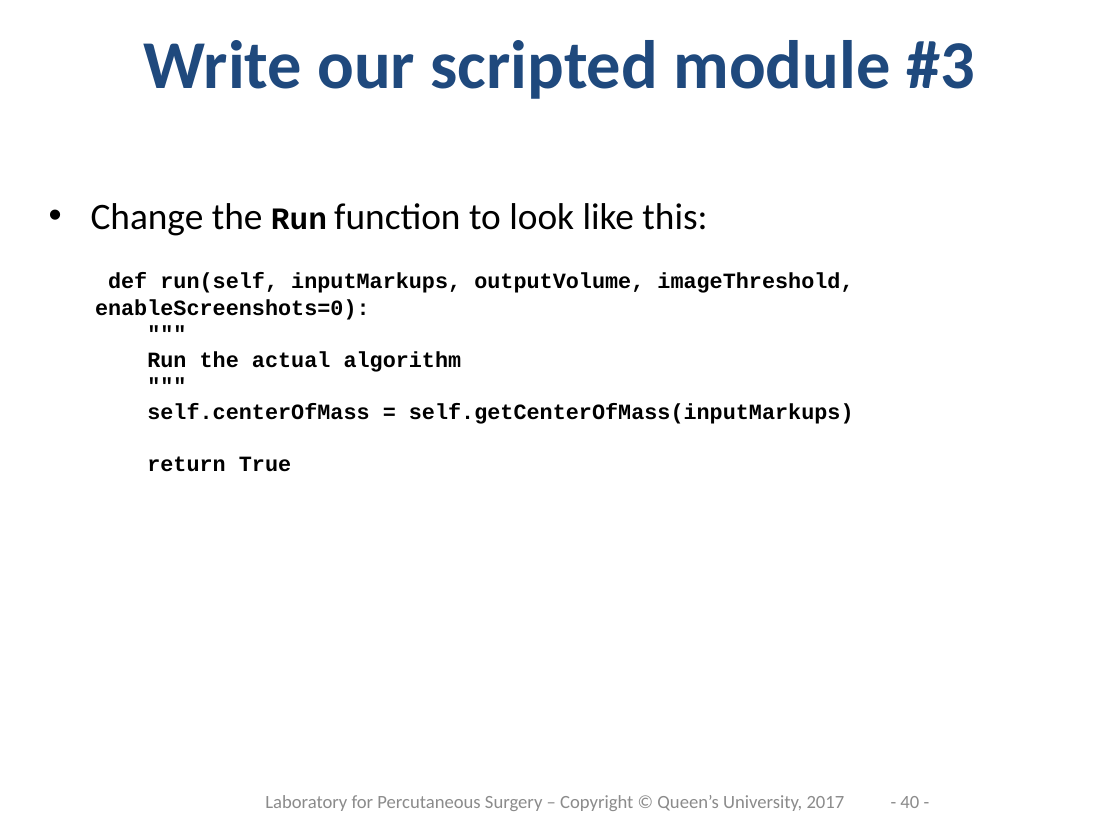
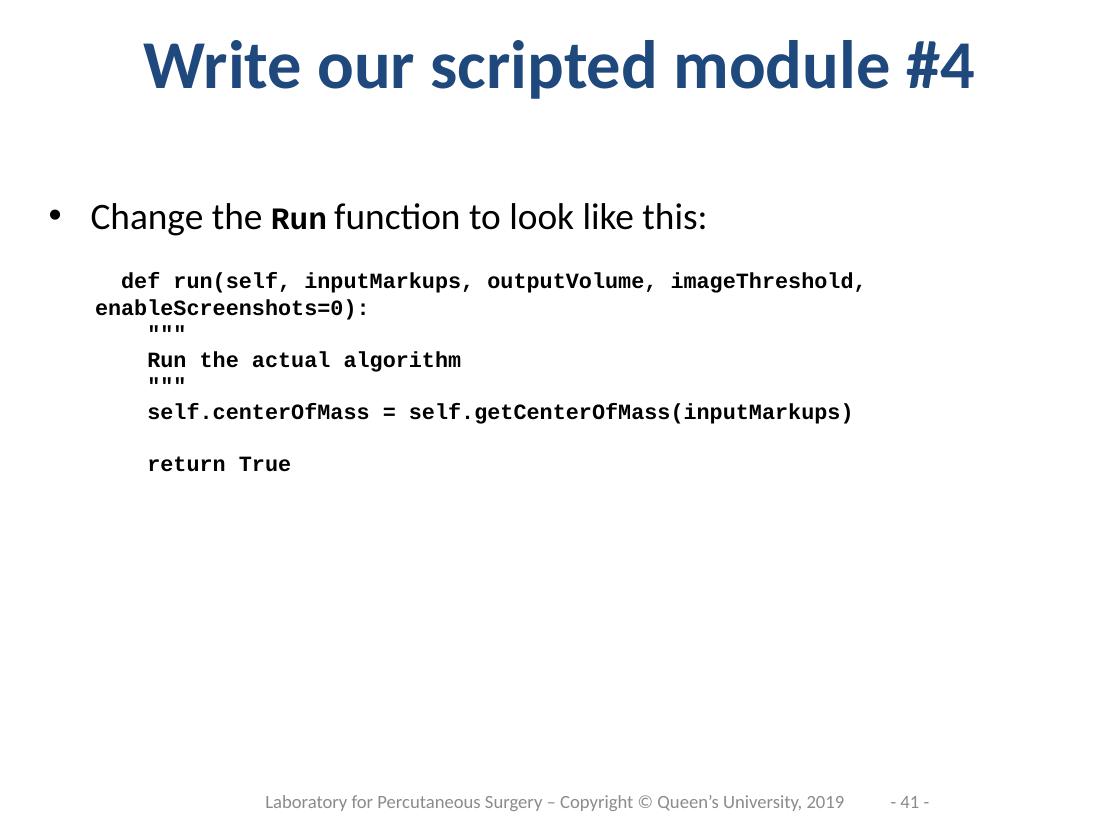
Before and after one commit to PerkLab/PerkLabBootcamp, a slide deck: slide 41 of Doc/day3_2_SlicerProgramming.pptx (slide 40 before the commit). Drawn at 1120x840 pixels with LibreOffice and Linux fonts; fonts in the diff are those of the drawing; background and template pictures are left out. Boxes give left, top, right and bottom in pixels: in the first picture for what was removed or moved away, otherwise in the second. Text is boxed around its words. In the diff, an @@ line names an element or a change of style, - is before the commit and + after.

```diff
--- a/Doc/day3_2_SlicerProgramming.pptx
+++ b/Doc/day3_2_SlicerProgramming.pptx
@@ text at (144,40,975,99): text changed @@
-Write our scripted module #3
+Write our scripted module #4
@@ text "def run(self, inputMarkups, outputVolume, imageThreshold, ..." rewrapped from (95,273,854,472) to (95,273,867,472) @@
@@ text at (265,795,845,811): text changed @@
-Laboratory for Percutaneous Surgery – Copyright © Queen’s University, 2017
+Laboratory for Percutaneous Surgery – Copyright © Queen’s University, 2019
@@ page number at (900,796,919,808): text changed @@
-- 40 -
+- 41 -
```
Also in this commit, not shown: 47 other slides changed, 2 slides added.
